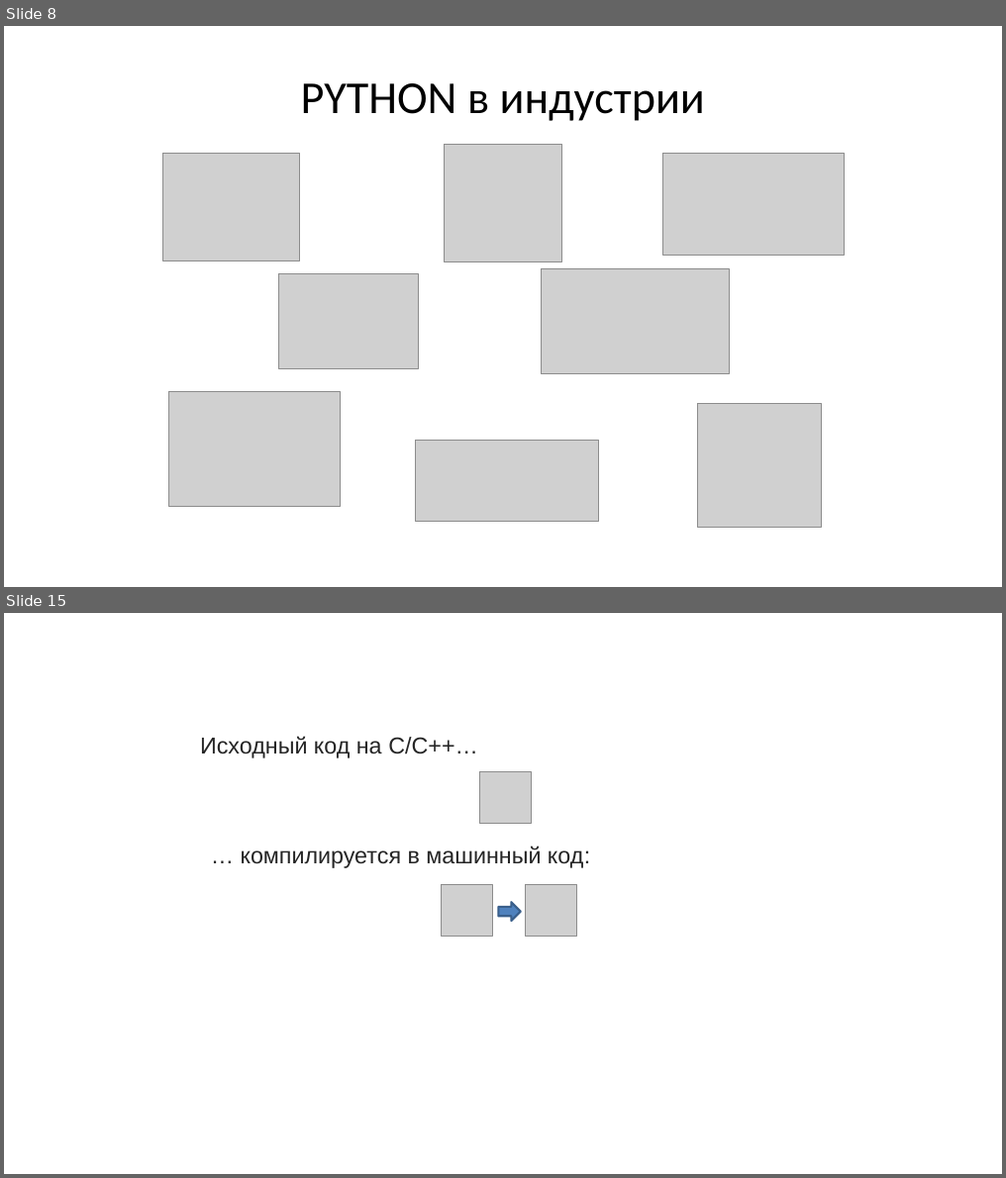
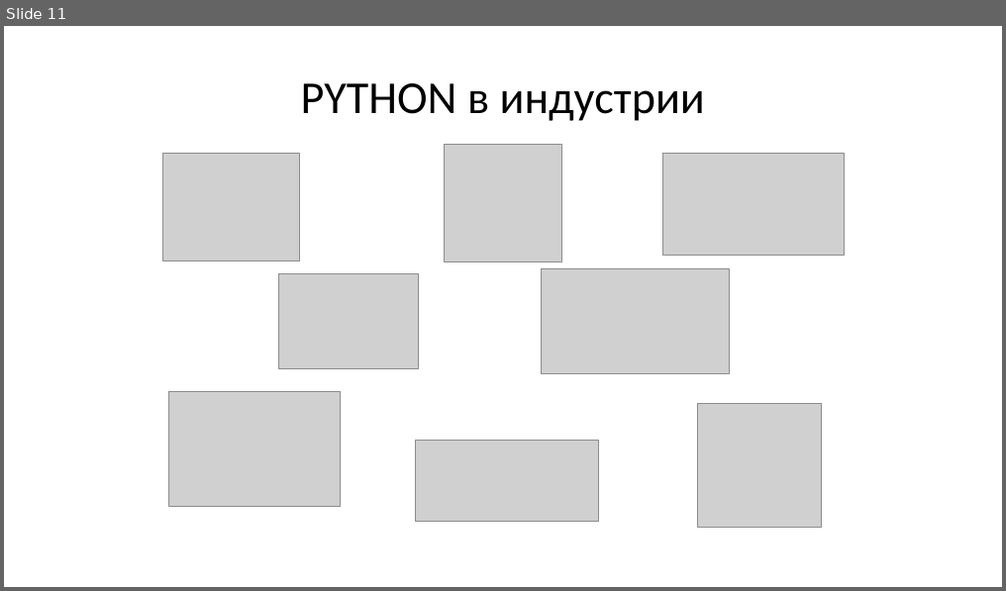
Before and after one commit to maxchv/LearnPython, a slide deck: webminar.pptx. Shown one above the other, each under a label of ours: slides 8 and 15 before the commit, slide 11 after it; the slides between them are not shown. The pictures are 1006x1178 and 1006x591 pixels, drawn with LibreOffice and Linux fonts; fonts in the diff are those of the drawing; grey boxes stand for pictures. Boxes give left, top, right and bottom in pixels: in the first picture for what was removed or moved away, otherwise in the second. Text is boxed around its words. In the diff, an @@ line names an element or a change of style, - is before the commit and + after.

```diff
--- a/webminar.pptx
+++ b/webminar.pptx
@@ slide 15 removed at (4,613,1002,1174), background #FFFFFF @@
@@ text removed at (200,736,478,759) @@
-Исходный код на C/C++…
@@ picture removed at (479,772,531,824) @@
@@ text removed at (241,846,590,868) @@
-… компилируется в машинный код:
@@ rectangle removed at (204,863,218,878) @@
@@ picture removed at (442,884,493,937) @@
@@ right arrow removed at (499,902,522,921) @@
@@ picture removed at (525,884,576,937) @@
@@ rectangle removed at (204,925,218,941) @@
@@ rectangle removed at (204,956,218,971) @@
@@ rectangle removed at (204,966,216,1000) @@
@@ what was slide 8 is now slide 11 @@
```
Also in this commit, not shown: 13 slides changed, 4 slides added, 11 other slides removed.
